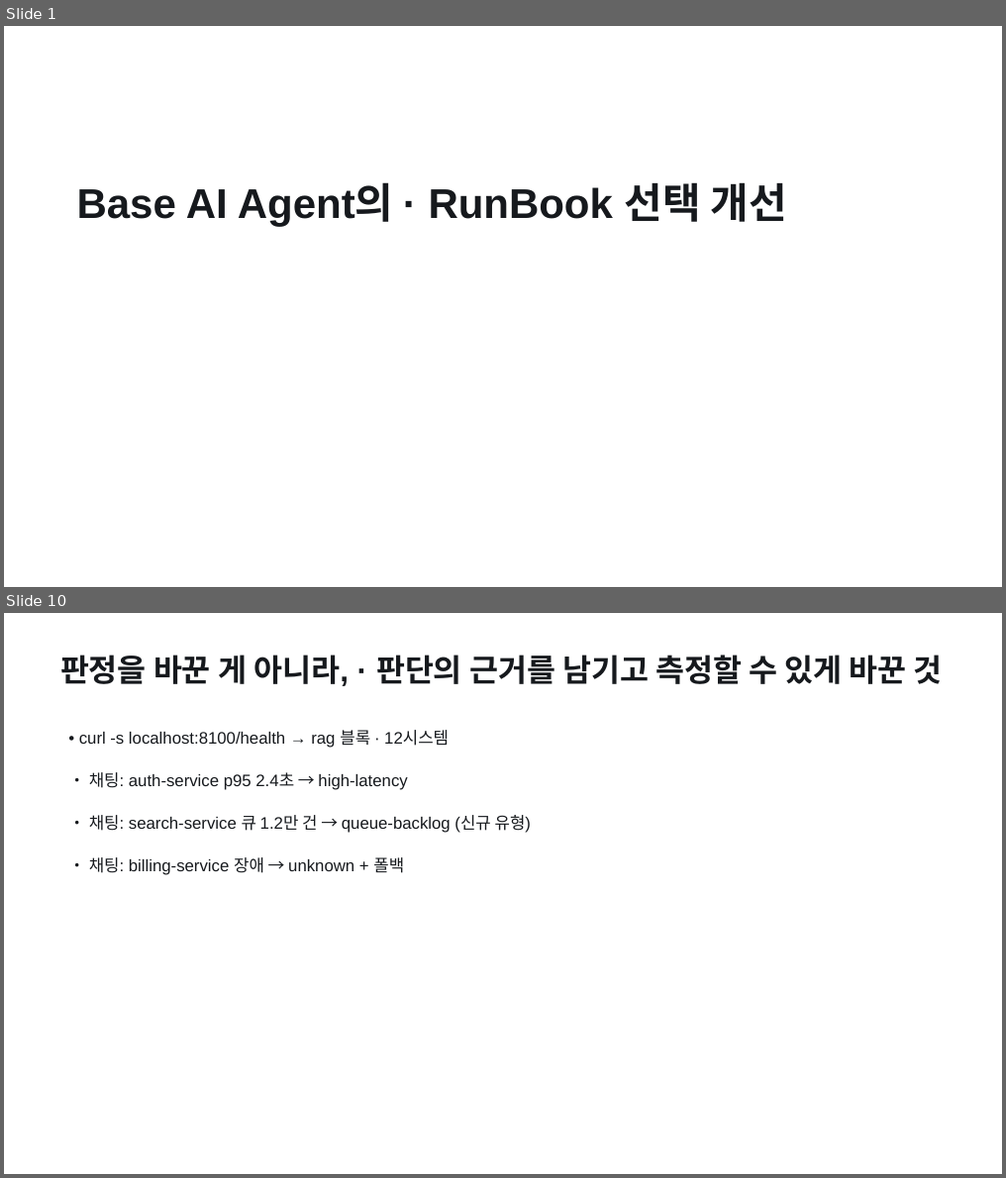
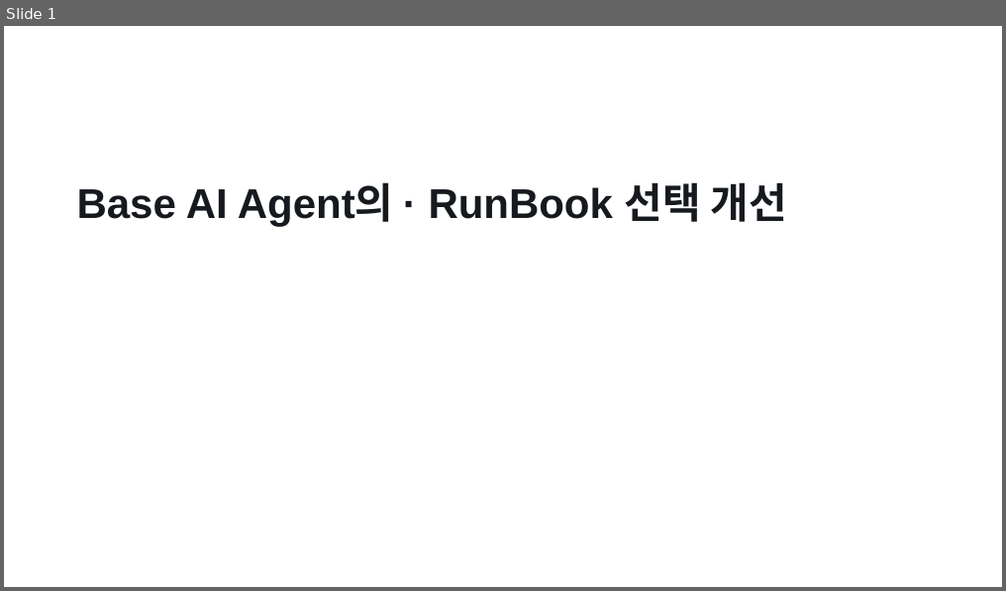
Before and after one commit to pigpgw/skala-ai-service-mini, a slide deck: doc/reports/presentation.pptx. Shown one above the other, each under a label of ours: slides 1 and 10 before the commit, slide 1 after it; the slides between them are not shown. The pictures are 1006x1178 and 1006x591 pixels, drawn with LibreOffice and Linux fonts; fonts in the diff are those of the drawing. Boxes give left, top, right and bottom in pixels: in the first picture for what was removed or moved away, otherwise in the second. Text is boxed around its words. In the diff, an @@ line names an element or a change of style, - is before the commit and + after.

```diff
--- a/doc/reports/presentation.pptx
+++ b/doc/reports/presentation.pptx
@@ slide 10 removed at (x1=4, y1=613, x2=1002, y2=1174), background #FFFFFF @@
@@ text removed at (x1=60, y1=655, x2=942, y2=686) @@
-판정을 바꾼 게 아니라, · 판단의 근거를 남기고 측정할 수 있게 바꾼 것
@@ text removed at (x1=79, y1=730, x2=449, y2=748) @@
-• curl -s localhost:8100/health → rag 블록 · 12시스템
@@ text removed at (x1=89, y1=772, x2=407, y2=790) @@
-• 채팅: auth-service p95 2.4초 → high-latency
@@ text removed at (x1=89, y1=815, x2=531, y2=833) @@
-• 채팅: search-service 큐 1.2만 건 → queue-backlog (신규 유형)
@@ text removed at (x1=89, y1=858, x2=404, y2=875) @@
-• 채팅: billing-service 장애 → unknown + 폴백
```
Also in this commit, not shown: 3 slides changed, 3 slides added, 5 other slides removed, 21 other files.
